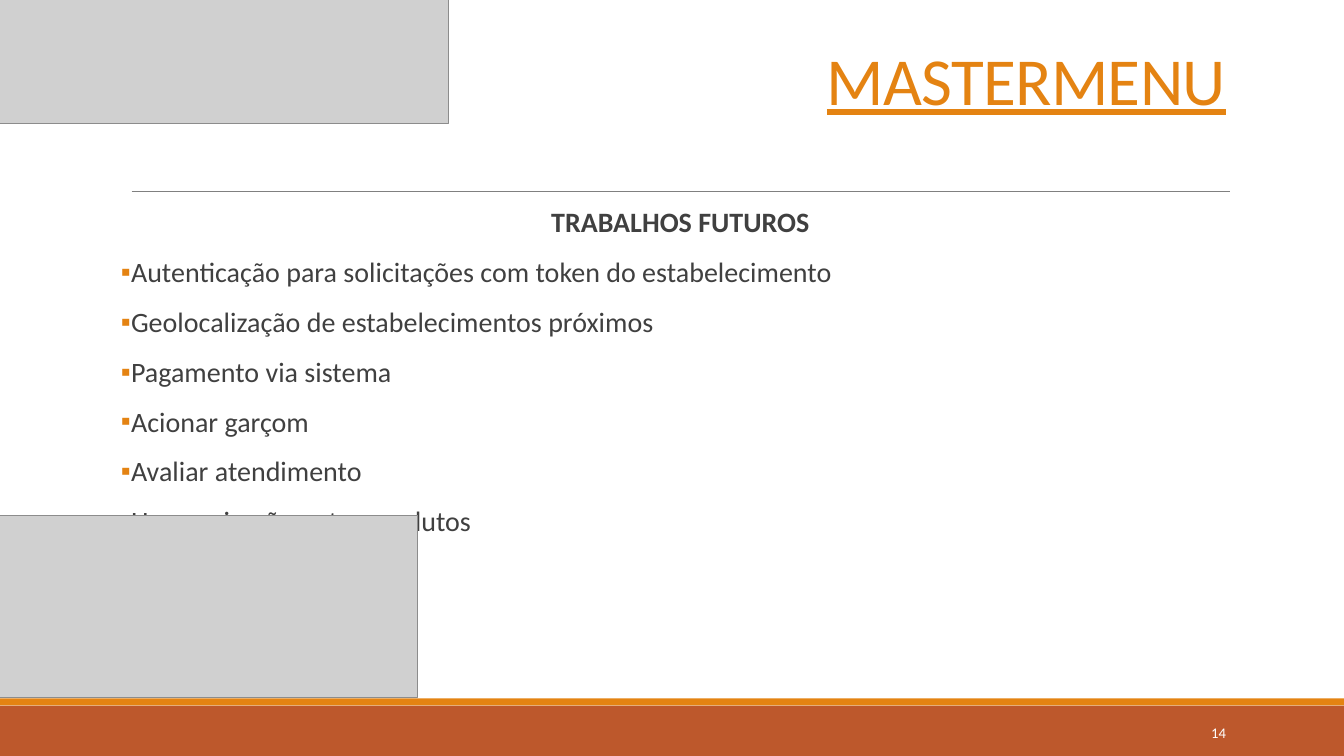
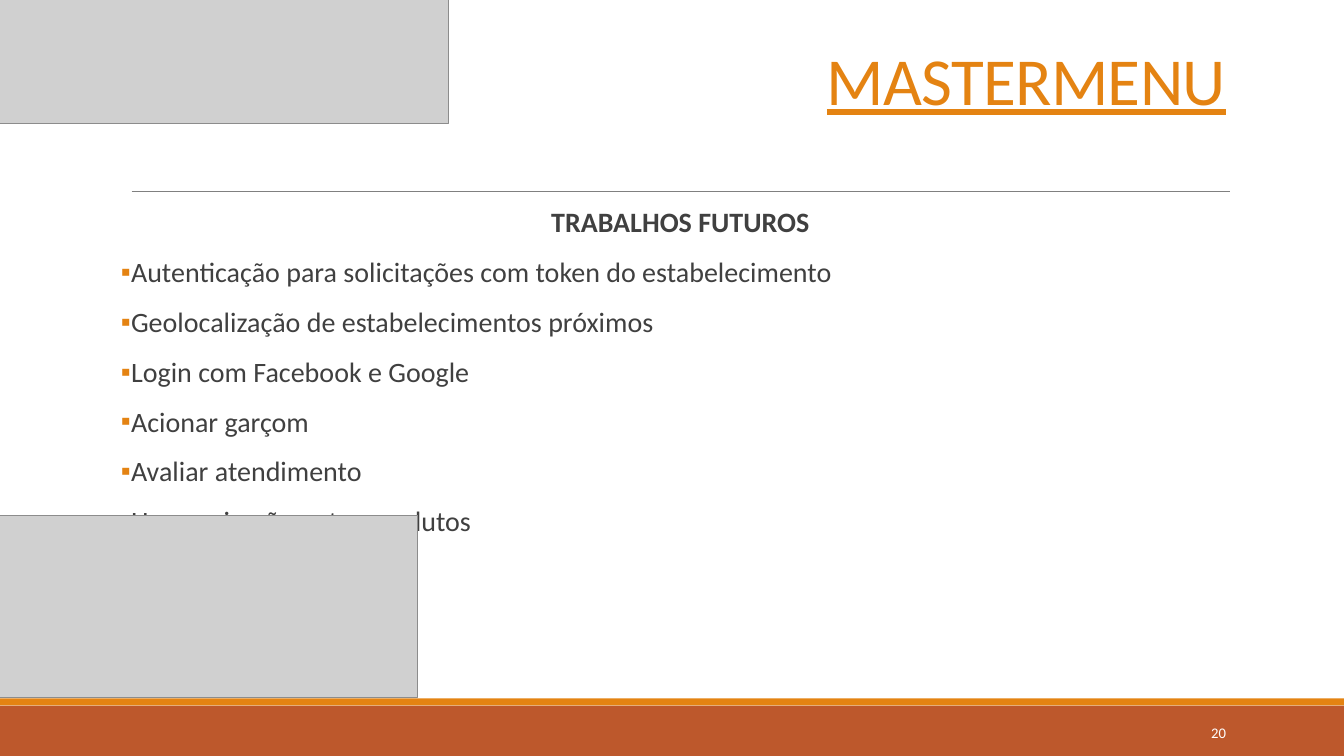
Before and after one commit to MatheusTabares/Master-menu, a slide deck: slide 20 of Documentos/Apresentação/Defesa Trabalho de Conclusão de Curso.pptx (slide 14 before the commit). Drawn at 1344x756 pixels with LibreOffice and Linux fonts; fonts in the diff are those of the drawing; grey boxes stand for pictures. Boxes give left, top, right and bottom in pixels: in the first picture for what was removed or moved away, otherwise in the second. Text is boxed around its words. In the diff, an @@ line names an element or a change of style, - is before the commit and + after.

```diff
--- a/Documentos/Apresentação/Defesa Trabalho de Conclusão de Curso.pptx
+++ b/Documentos/Apresentação/Defesa Trabalho de Conclusão de Curso.pptx
@@ text at (131, 362, 469, 387): text changed @@
-▪ Pagamento via sistema
+▪ Login com Facebook e Google
@@ page number at (1211, 728, 1226, 738): text changed @@
-14
+20
```
Also in this commit, not shown: 2 other slides changed, 8 slides added, 1 slide removed, 17 other files.
